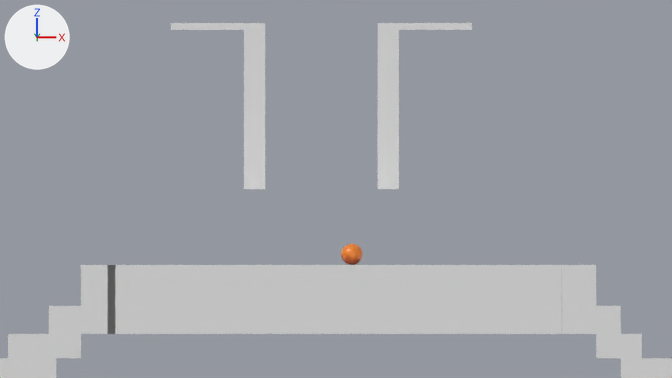
Renders of the Blender file Animación/Ejercicio4_3D/Pelota con Cola/pelota_Cola.blend from each side of a commit.
Rendered twice from the file's camera 'Camera'. Arrows for +X, +Y and +Z are at upper left; the lights stay in place.

In view in the first picture: 'Cube', 'Cube.002', 'escaleras1', 'escaleras1.001', 'suelo'.
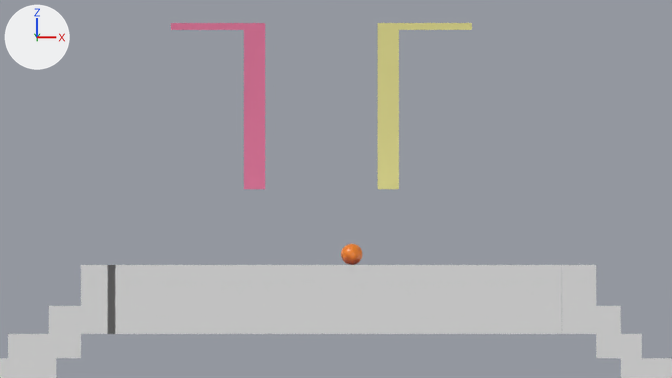
What differs and where, as boxes [x1, y1, x2, y2] in the pictures (672 x 378 px):
'Cube', recoloured (grey to beige): [378, 23, 472, 189] in both
'Cube.002', recoloured (grey to pink): [171, 23, 265, 189] in both

What changed in the scene script:
```text
Add mat_material:
    mat_material = diffuse_material('Material')
    mat_material.base_color = (0.8, 0.208, 0.361)  # pink #e77ea2
Add mat_material_001:
    mat_material_001 = diffuse_material('Material.001')
    mat_material_001.base_color = (0.8, 0.755, 0.301)  # beige #e7e195
Change me_cube_004:
    where me_cube_004.from_pydata(...)  # 16 vertices, 14 faces; spans x -7.84..1.0, y -1.0..1.0, z -1.0..1.09
    add me_cube_004.materials.append(mat_material_001)  # beige #e7e195
Change me_cube_006:
    where me_cube_006.from_pydata(...)  # 16 vertices, 14 faces; spans x -7.84..1.0, y -1.0..1.0, z -1.0..1.09
    add me_cube_006.materials.append(mat_material)  # pink #e77ea2
```
